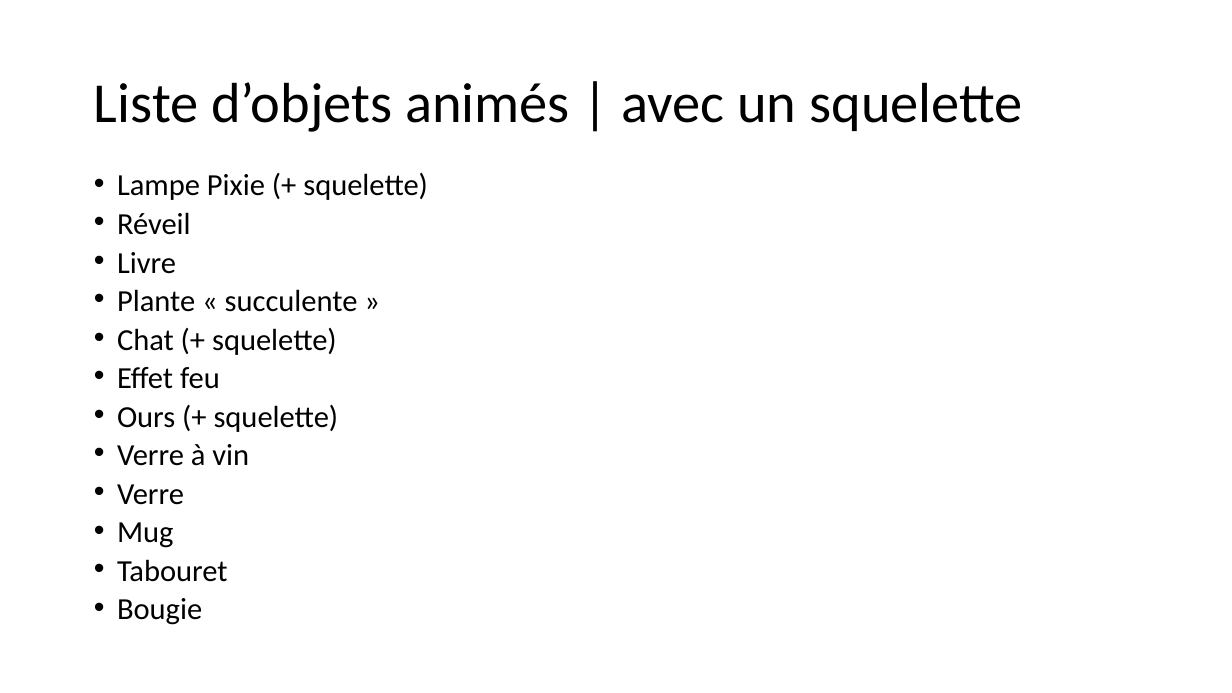
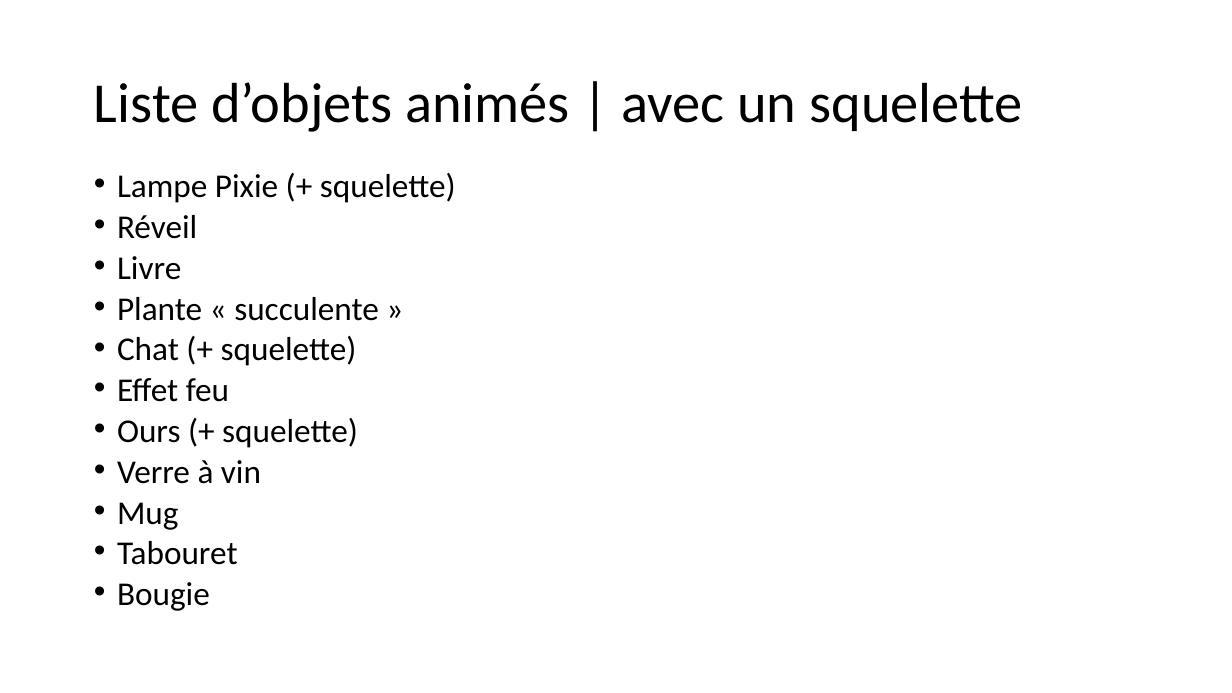
Before and after one commit to FC-Dijkstra/Minifilm_ImgWeb, a slide deck: slide 10 of Projet L3 Informatique_powerpointPrésentation (paslefinaljustecontenu).pptx (slide 6 before the commit). Drawn at 1232x693 pixels with LibreOffice and Linux fonts; fonts in the diff are those of the drawing. Boxes give left, top, right and bottom in pixels: in the first picture for what was removed or moved away, otherwise in the second. Text is boxed around its words. In the diff, an @@ line names an element or a change of style, - is before the commit and + after.

```diff
--- a/Projet L3 Informatique_powerpointPrésentation (paslefinaljustecontenu).pptx
+++ b/Projet L3 Informatique_powerpointPrésentation (paslefinaljustecontenu).pptx
@@ text "Lampe Pixie (+ squelette)" at [117, 173, 456, 611]: size 23.8 to 25.9 pt @@
@@ text at [117, 484, 184, 505]: paragraph removed @@
-• Verre
```
Also in this commit, not shown: 4 other slides changed, 10 slides added, 3 slides removed.
